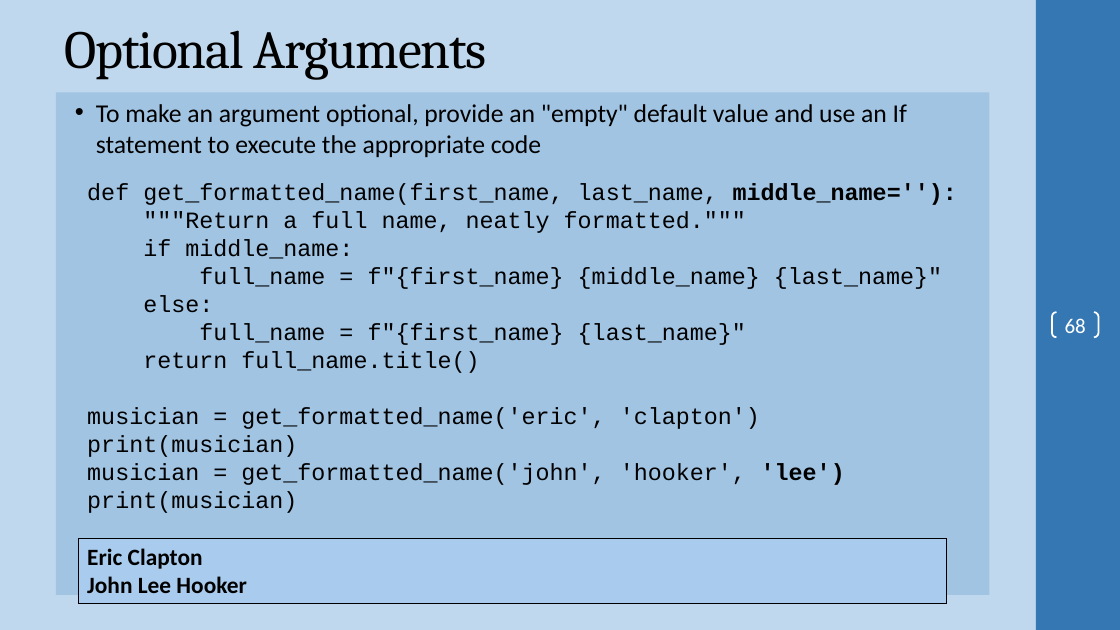
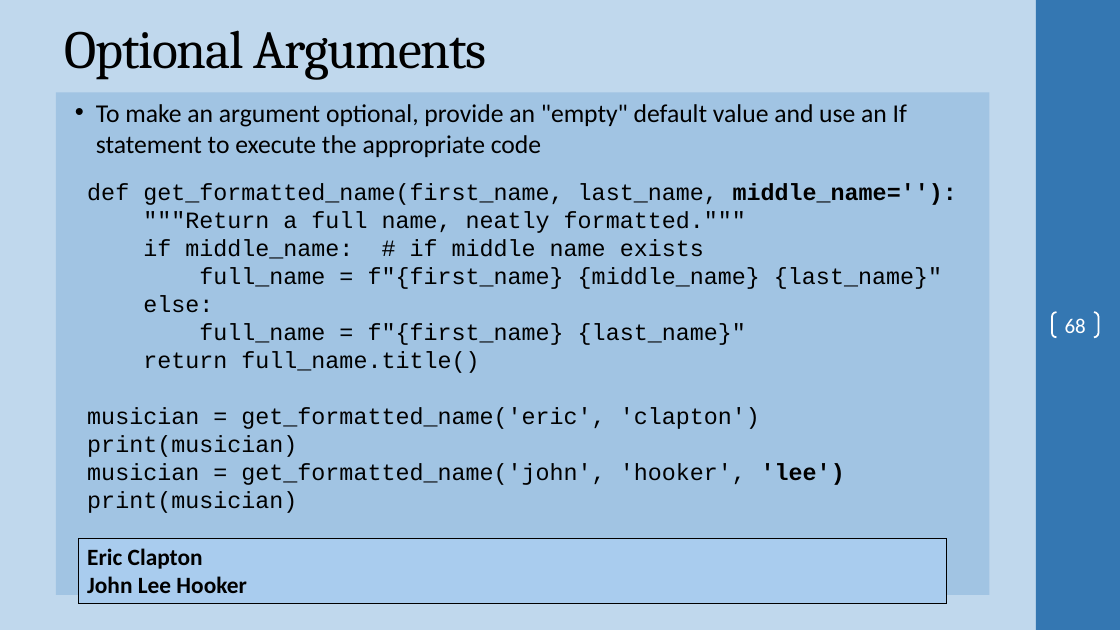
Before and after one commit to ProfSingletary/2023SpringNetworkScripting5Fridays, a slide deck: slide 68 of Day2.pptx. Drawn at 1120x630 pixels with LibreOffice and Linux fonts; fonts in the diff are those of the drawing; background and template pictures are left out. Boxes give left, top, right and bottom in pixels: in the first picture for what was removed or moved away, otherwise in the second. Text is boxed around its words. In the diff, an @@ line names an element or a change of style, - is before the commit and + after.

```diff
--- a/Day2.pptx
+++ b/Day2.pptx
@@ text at (x1=143, y1=239, x2=704, y2=259): text changed @@
-if middle_name:
+if middle_name: # if middle name exists
```
Also in this commit, not shown: 11 other slides changed, 2 other files.
